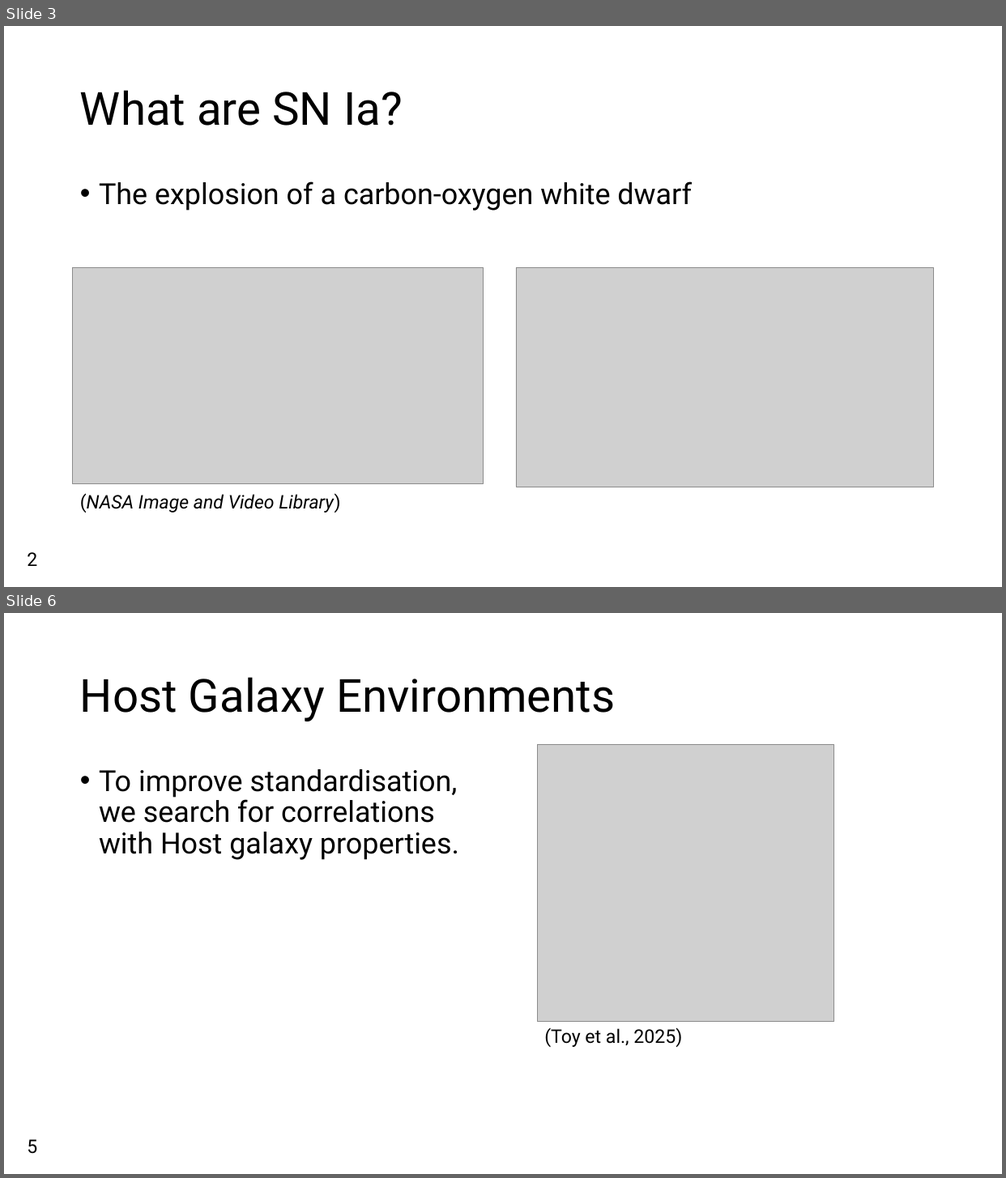
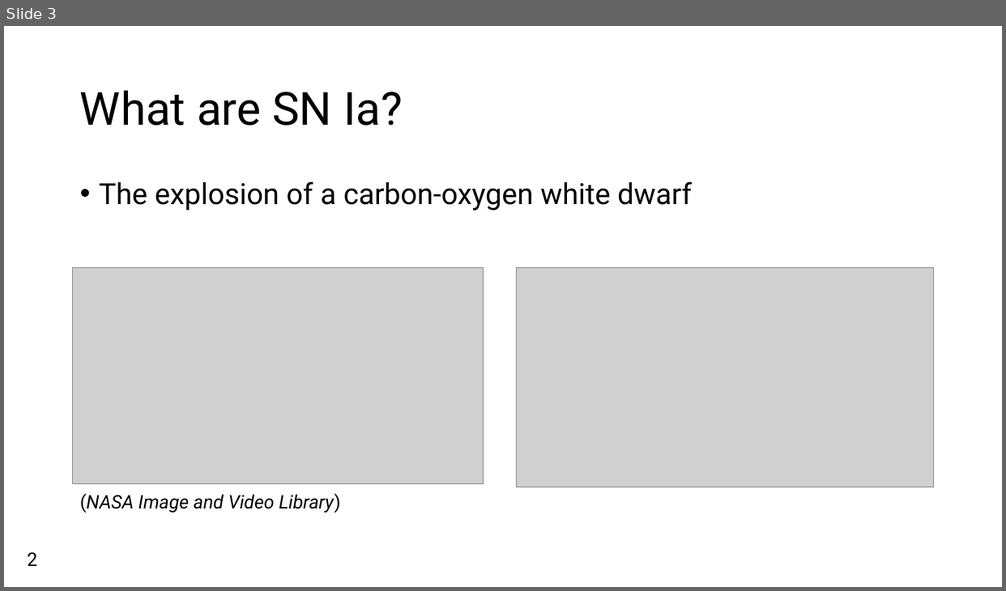
Before and after one commit to Webd0g/Honours_Project, a slide deck: Oral_presentation/Oral_Presentation.pptx. Shown one above the other, each under a label of ours: slides 3 and 6 before the commit, slide 3 after it; the slides between them are not shown. The pictures are 1006x1178 and 1006x591 pixels, drawn with LibreOffice and Linux fonts; fonts in the diff are those of the drawing; grey boxes stand for pictures; background and template pictures are left out. Boxes give left, top, right and bottom in pixels: in the first picture for what was removed or moved away, otherwise in the second. Text is boxed around its words. In the diff, an @@ line names an element or a change of style, - is before the commit and + after.

```diff
--- a/Oral_presentation/Oral_Presentation.pptx
+++ b/Oral_presentation/Oral_Presentation.pptx
@@ slide 6 removed at (4,613,1002,1174), background picture (left out) @@
@@ title removed at (80,677,615,722) @@
-Host Galaxy Environments
@@ picture removed at (537,744,833,1021) @@
@@ text removed at (99,769,459,860) @@
-• To improve standardisation, we search for correlations with Host galaxy properties.
@@ text removed at (544,1028,682,1047) @@
-(Toy et al., 2025)
@@ text removed at (27,1139,37,1154) @@
-5
```
Also in this commit, not shown: 5 slides changed, 3 slides added, 1 other slide removed, 14 other files.
